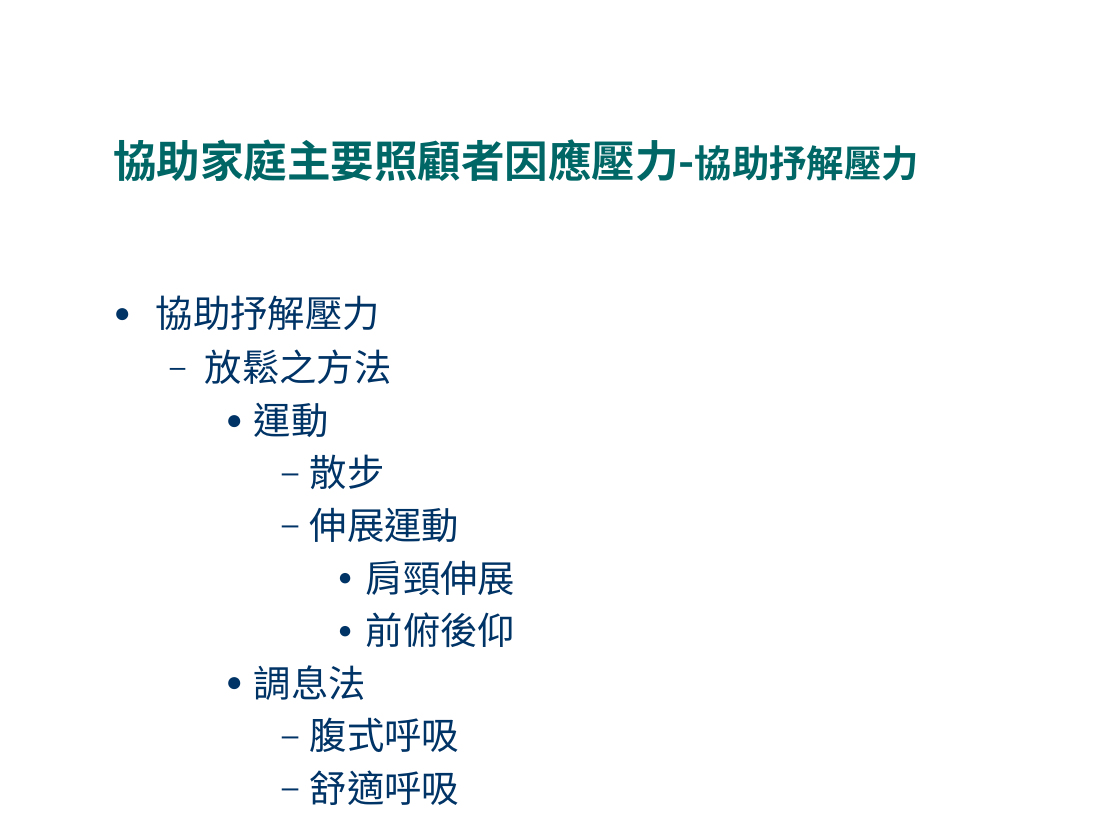
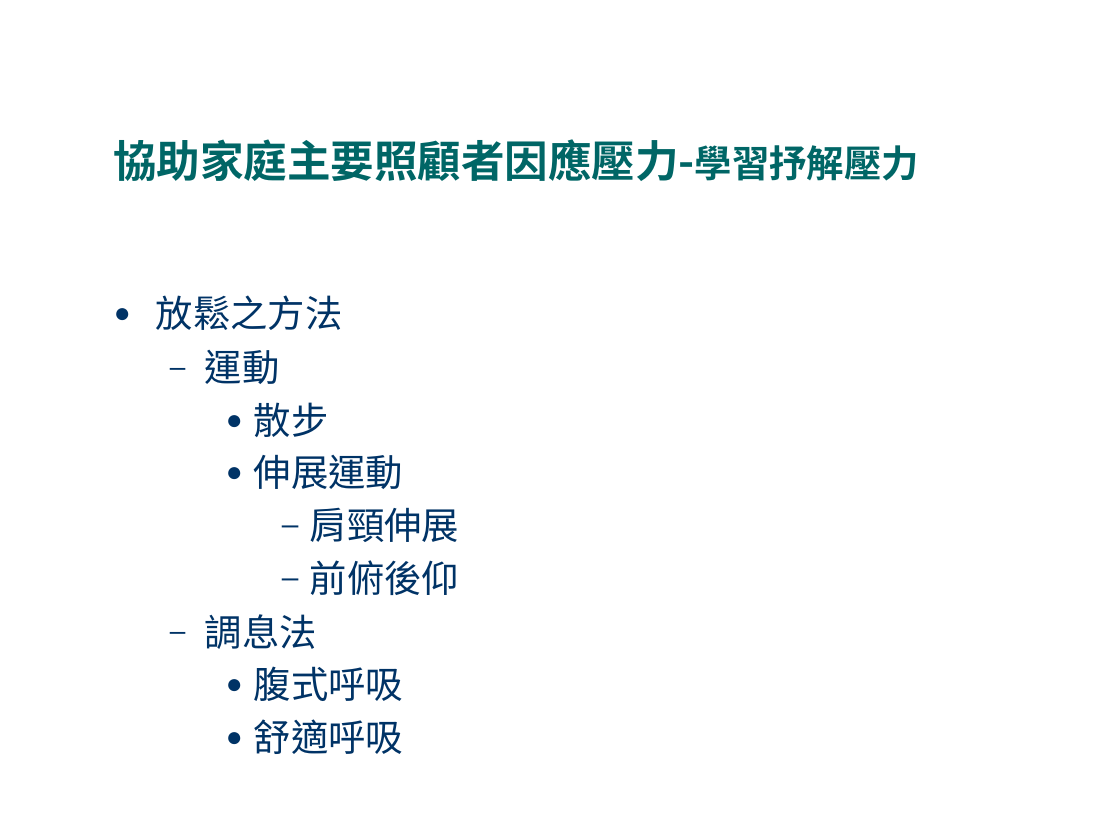
Before and after one commit to fhopecc/stxt, a slide deck: slide 24 of doc/tutorial/home_care.odp. Drawn at 1120x840 pixels with LibreOffice and Linux fonts; fonts in the diff are those of the drawing. Boxes give left, top, right and bottom in pixels: in the first picture for what was removed or moved away, otherwise in the second. Text is boxed around its words. In the diff, an @@ line names an element or a change of style, - is before the commit and + after.

```diff
--- a/doc/tutorial/home_care.odp
+++ b/doc/tutorial/home_care.odp
@@ title at [113,139,919,181]: text changed @@
-協助家庭主要照顧者因應壓力-協助抒解壓力
+協助家庭主要照顧者因應壓力-學習抒解壓力
@@ text "放鬆之方法" at [156,295,459,754]: bullet – to ●; list level 2 to 1 in "放鬆之方法"; line spacing 1 to 0.9; bullet ● to –; list level 3 to 2 in "運動"; list level 4 to 3 in "散步"; list level 4 to 3 in "伸展運動"; list level 5 to 4 in "肩頸伸展"; list level 5 to 4 in "前俯後仰"; list level 3 to 2 in "調息法"; list level 4 to 3 in "腹式呼吸"; list level 4 to 3 in "舒適呼吸" @@
@@ text at [156,295,380,330]: paragraph removed @@
-● 協助抒解壓力
```
Also in this commit, not shown: 4 other slides changed.
